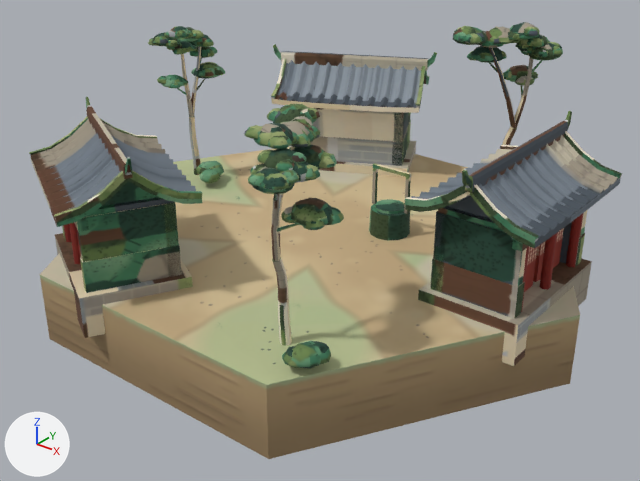
Renders of the glTF model ArtSource/Models/Hex_Town.glb from each side of a commit.
Before and after are seen from a 50 mm camera at (7.35, -9.24, 5.51) aimed at (0.24, -0.35, 0.0). The axes (+X, +Y, +Z) are drawn at lower left. The lights are the same throughout. The older version comes first. Vertices at exactly the same position are counted once.

Names of what the first picture shows: 'Hex_Town'.
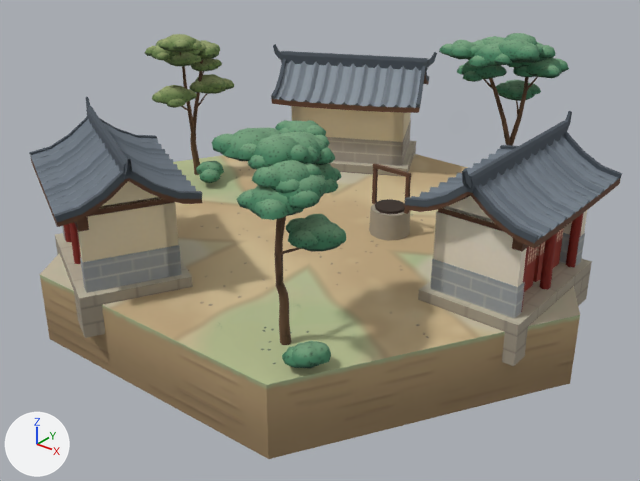
Where the change shows, as pixel boxes (x1, y1, x2, y2) in the pictures (640 x 481 px; the box of a moved part takes in the faces that stretch with it):
'Hex_Town', reshaped
    before: (29, 22, 622, 459)
    after: (29, 33, 622, 459)
part 1 of me_hex_town, added
    after: (489, 78, 510, 145)
part 2 of me_hex_town, moved or reshaped
    before: (489, 63, 498, 73)
    after: (483, 79, 492, 89)
part 3 of me_hex_town, moved or reshaped
    before: (515, 57, 533, 128)
    after: (510, 77, 529, 146)
part 4 of me_hex_town, moved or reshaped
    before: (532, 60, 543, 73)
    after: (527, 77, 538, 90)
part 5 of me_hex_town, moved or reshaped (not visible before)
    after: (451, 46, 471, 57)
part 6 of me_hex_town, moved or reshaped (not visible before)
    after: (470, 46, 481, 56)
part 7 of me_hex_town, moved or reshaped (not visible before)
    after: (457, 65, 464, 75)
part 8 of me_hex_town, moved or reshaped (not visible before)
    after: (528, 83, 541, 95)
part 9 of me_hex_town, moved or reshaped
    before: (181, 54, 194, 117)
    after: (182, 66, 195, 134)
part 10 of me_hex_town, moved or reshaped
    before: (191, 47, 201, 113)
    after: (193, 60, 203, 133)
part 11 of me_hex_town, moved or reshaped
    before: (277, 223, 299, 232)
    after: (198, 94, 207, 106)
part 12 of me_hex_town, moved or reshaped
    before: (153, 36, 168, 45)
    after: (164, 59, 170, 63)
part 13 of me_hex_town, rebuilt
    before: (528, 43, 561, 61)
    after: (539, 45, 556, 58)
part 14 of me_hex_town, rebuilt (not visible afterwards)
    before: (470, 46, 503, 63)
part 15 of me_hex_town, rebuilt
    before: (195, 47, 213, 58)
    after: (198, 40, 219, 60)
part 16 of me_hex_town, deleted
    before: (148, 27, 563, 261)
part 17 of me_hex_town, reshaped
    before: (252, 104, 332, 345)
    after: (211, 120, 346, 345)
part 18 of me_hex_town, built on
    before: (453, 22, 548, 145)
    after: (439, 33, 569, 101)
part 19 of me_hex_town, built on
    before: (152, 26, 220, 175)
    after: (145, 34, 234, 175)
part 20 of me_hex_town, surface changed
    both: (29, 44, 622, 369)

The change, as a list of edits to the scene's bpy script:
```text
Change me_hex_town:
    remove me_hex_town.from_pydata(...)  # 15161 vertices, 28340 faces; spans x -4.0..4.0, y -3.91..3.92, z -1.0..2.74
    add me_hex_town.from_pydata(...)  # 17165 vertices, 32228 faces; spans x -4.0..4.0, y -3.91..3.92, z -1.0..2.6
    me_hex_town part 1: the loose piece of 28 vertices spanning x 1.17..1.64, y 2.4..2.71, z 1.16..2.43 is copied, and the copy is scaled about its middle by (1.07, 1.03, 1.1), then moved by (-0.05, -0.02, -0.28); it spans x 1.1..1.6, y 2.38..2.69, z 0.82..2.21
    me_hex_town part 2: the loose piece of 20 vertices spanning x 1.11..1.4, y 2.44..2.54, z 2.0..2.17 is moved by (-0.06, -0.02, -0.25)
    me_hex_town part 3: the loose piece of 28 vertices spanning x 1.55..1.71, y 2.62..2.95, z 1.16..2.39 is scaled about its middle by (1.01, 1.02, 1.1), then moved by (-0.04, -0.01, -0.28)
    me_hex_town part 4: the loose piece of 20 vertices spanning x 1.66..1.81, y 2.82..3.03, z 1.96..2.21 is moved by (-0.03, 0.0, -0.25)
    me_hex_town part 5: the loose piece of 62 vertices spanning x 1.02..1.24, y 2.15..2.37, z 2.48..2.59 is multiplied about its middle by the matrix ((0.83, 0.729, -0.013), (-0.688, 1.04, 0.014), (-0.007, 0.005, 1.271)), then moved by (-0.1, -0.36, -0.14)
    me_hex_town part 6: the loose piece of 62 vertices spanning x 0.94..1.2, y 2.16..2.45, z 2.5..2.64 is turned 126.2 degrees about the z axis through its middle and scaled by 0.983, then moved by (0.07, -0.21, -0.19)
    me_hex_town part 7: the loose piece of 62 vertices spanning x 0.75..1.0, y 2.08..2.29, z 2.55..2.67 is multiplied about its middle by the matrix ((-0.881, 0.885, 0.005), (-0.83, -0.975, 0.01), (-0.004, -0.002, 1.199)), then moved by (-0.07, 0.31, -0.64)
    me_hex_town part 8: the loose piece of 62 vertices spanning x 1.34..1.61, y 3.04..3.28, z 2.29..2.42 is multiplied about its middle by the matrix ((0.421, -1.267, -0.002), (1.125, 0.287, 0.008), (0.004, 0.001, 1.149)), then moved by (0.07, 0.05, -0.71)
    me_hex_town part 9: the loose piece of 28 vertices spanning x -2.97..-2.79, y 0.04..0.32, z 1.03..2.17 is scaled about its middle by (1.02, 1.04, 1.09), then moved by (-0.02, 0.02, -0.25)
    me_hex_town part 10: the loose piece of 28 vertices spanning x -2.98..-2.89, y 0.25..0.61, z 1.03..2.15 is scaled about its middle by (0.973, 1.05, 1.09), then moved by (-0.02, 0.04, -0.26)
    me_hex_town part 11: the loose piece of 20 vertices spanning x 1.68..2.11, y -2.95..-2.81, z 1.51..1.74 is multiplied about its middle by the matrix ((0.35, -0.711, -0.092), (0.692, 0.362, -0.166), (0.19, -0.007, 0.775)), then moved by (-4.84, 3.44, -0.37)
    me_hex_town part 12: the loose piece of 62 vertices spanning x -3.06..-2.82, y -0.35..-0.12, z 2.31..2.44 is turned 146.2 degrees about the z axis through its middle and scaled by 1.04, then moved by (0.0, 0.16, -0.31)
    me_hex_town part 13: the loose piece of 86 vertices spanning x 1.55..2.04, y 2.77..3.27, z 2.19..2.43 is rebuilt with 62 vertices and now spans x 1.63..1.98, y 2.77..3.14, z 2.23..2.41
    me_hex_town part 14: the loose piece of 86 vertices spanning x 0.88..1.36, y 2.28..2.77, z 2.14..2.37 is rebuilt with 62 vertices and now spans x 0.8..1.18, y 2.42..2.78, z 2.19..2.38
    me_hex_town part 15: the loose piece of 86 vertices spanning x -3.23..-2.84, y 0.52..0.88, z 1.91..2.09 is rebuilt with 86 vertices and now spans x -3.28..-2.69, y 0.36..0.9, z 1.91..2.2
    me_hex_town part 16: 85 loose pieces with 5176 vertices, spanning x -3.24..2.39, y -3.4..3.4, z 1.13..2.72, are deleted
    me_hex_town part 17: 2 vertices moved within x 1.51..2.03, y -2.85..-2.26, z 1.93..2.21; 1159 vertices removed from x 1.09..2.35, y -3.38..-1.91, z -0.09..2.66; 3857 vertices added at x 0.89..2.44, y -3.5..-1.74, z -0.09..2.52
    me_hex_town part 18: 5 vertices moved within x 1.04..1.6, y 2.11..3.05, z 1.99..2.48; 1064 vertices removed from x 0.79..1.86, y 1.87..3.37, z -0.09..2.74; 3282 vertices added at x 0.63..2.14, y 1.77..3.42, z -0.09..2.6
    me_hex_town part 19: 4 vertices moved within x -2.99..-2.92, y 0.21..0.57, z 1.42..2.19; 952 vertices removed from x -3.24..-2.45, y -0.37..0.93, z -0.09..2.61; 3236 vertices added at x -3.62..-2.32, y -0.46..1.06, z -0.09..2.48
    me_hex_town part 20: 3217 kept faces spanning x -2.87..3.79, y -3.91..3.92, z -0.42..2.0 get new texture (UV) coordinates
    other edits to the shape of me_hex_town do not show in these pictures
```
